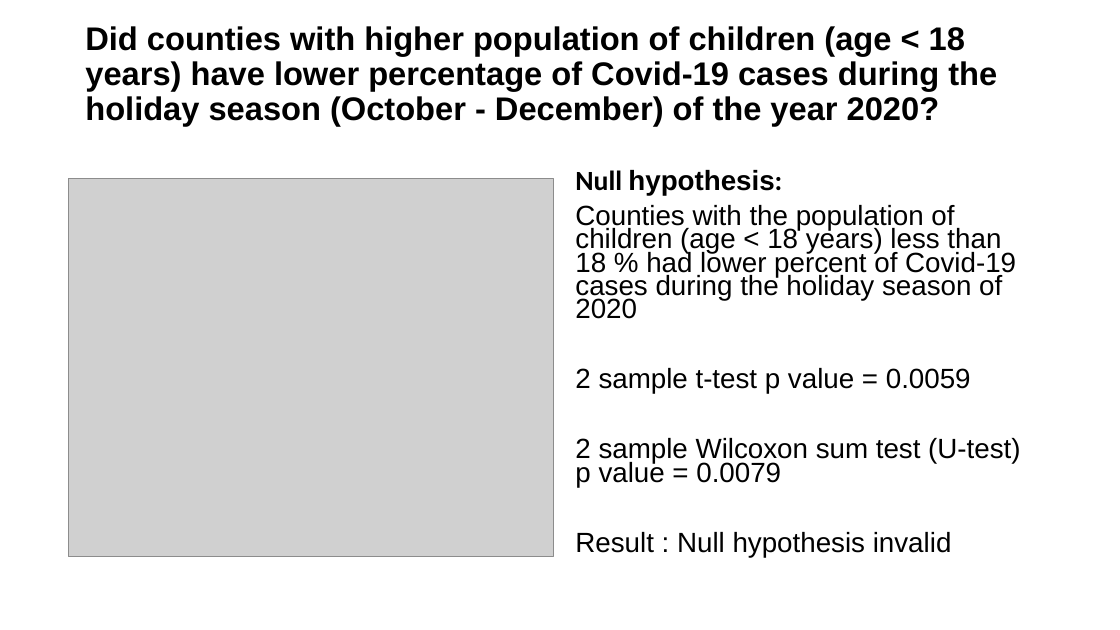
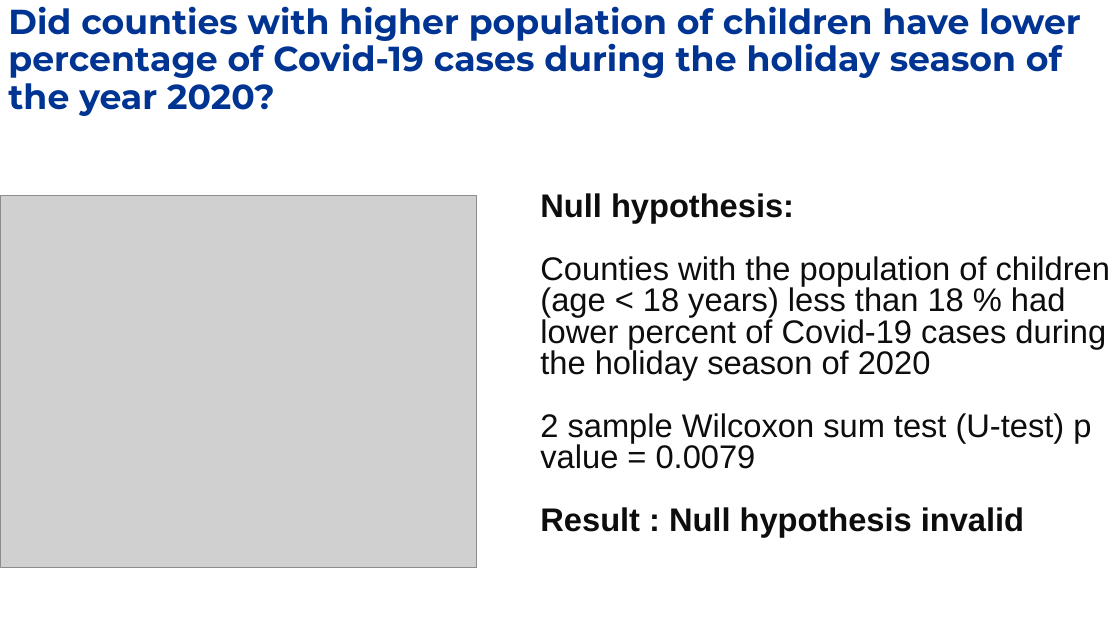
Before and after one commit to sht150/CHE-Math-Project-updated, a slide deck: slide 7 of Presentation.pptx. Drawn at 1120x630 pixels with LibreOffice and Linux fonts; fonts in the diff are those of the drawing; grey boxes stand for pictures; background and template pictures are left out. Boxes give left, top, right and bottom in pixels: in the first picture for what was removed or moved away, otherwise in the second. Text is boxed around its words. In the diff, an @@ line names an element or a change of style, - is before the commit and + after.

```diff
--- a/Presentation.pptx
+++ b/Presentation.pptx
@@ title "Did counties with higher population ..." at <box>8,6,1080,116</box>: vertical alignment middle to top @@
@@ title at <box>8,6,1080,116</box>: text changed; size 28 to 29.7 pt; font Arial to Montserrat; text colour #000000 to #003493 @@
-Did counties with higher population of children (age < 18 years) have lower percentage of Covid-19 cases during the holiday season (October - December) of the year 2020?
+Did counties with higher population of children have lower percentage of Covid-19 cases during the holiday season of the year 2020?
@@ picture: place and size @@
-picture at <box>68,179,553,557</box>
+picture at <box>0,196,476,567</box>
@@ text "Null hypothesis:": place and size @@
-text "Null hypothesis:" at <box>575,170,1020,557</box>
+text "Null hypothesis:" at <box>540,193,1110,537</box>
@@ text "Null hypothesis:" at <box>540,193,1110,537</box>: size 23.8 to 28 pt, text colour #000000 to #0D0D0D; font Calibri to Arial in "Null hypothesis:"; bold on in "Result : Null hypothesis invalid"; line spacing 0.7 to 0.8; less space between paragraphs @@
@@ text at <box>575,368,971,394</box>: paragraph removed @@
-2 sample t-test p value = 0.0059
```
Also in this commit, not shown: 4 other slides changed, 4 slides added, 3 slides removed, 1 other file.
